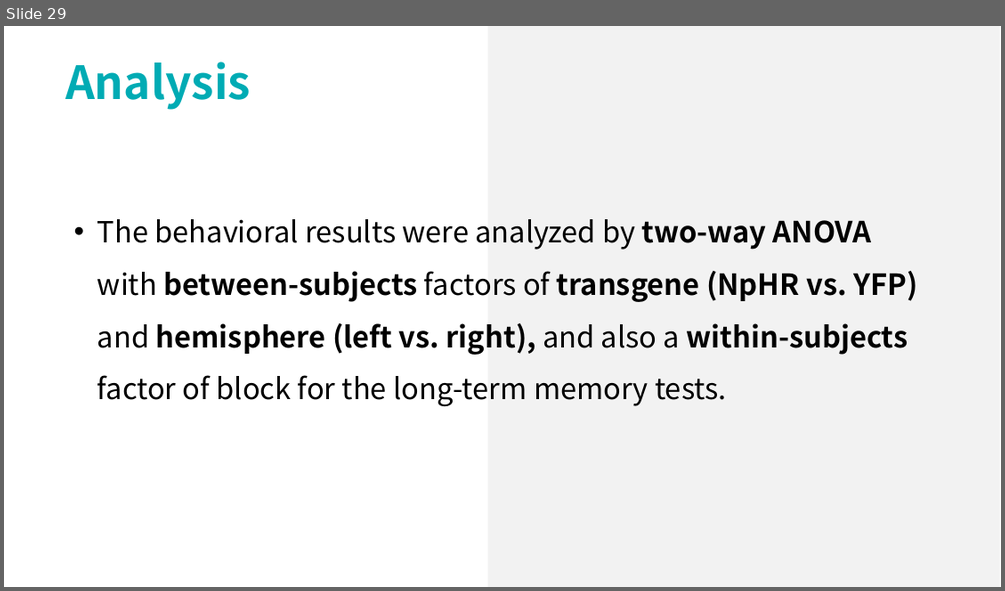
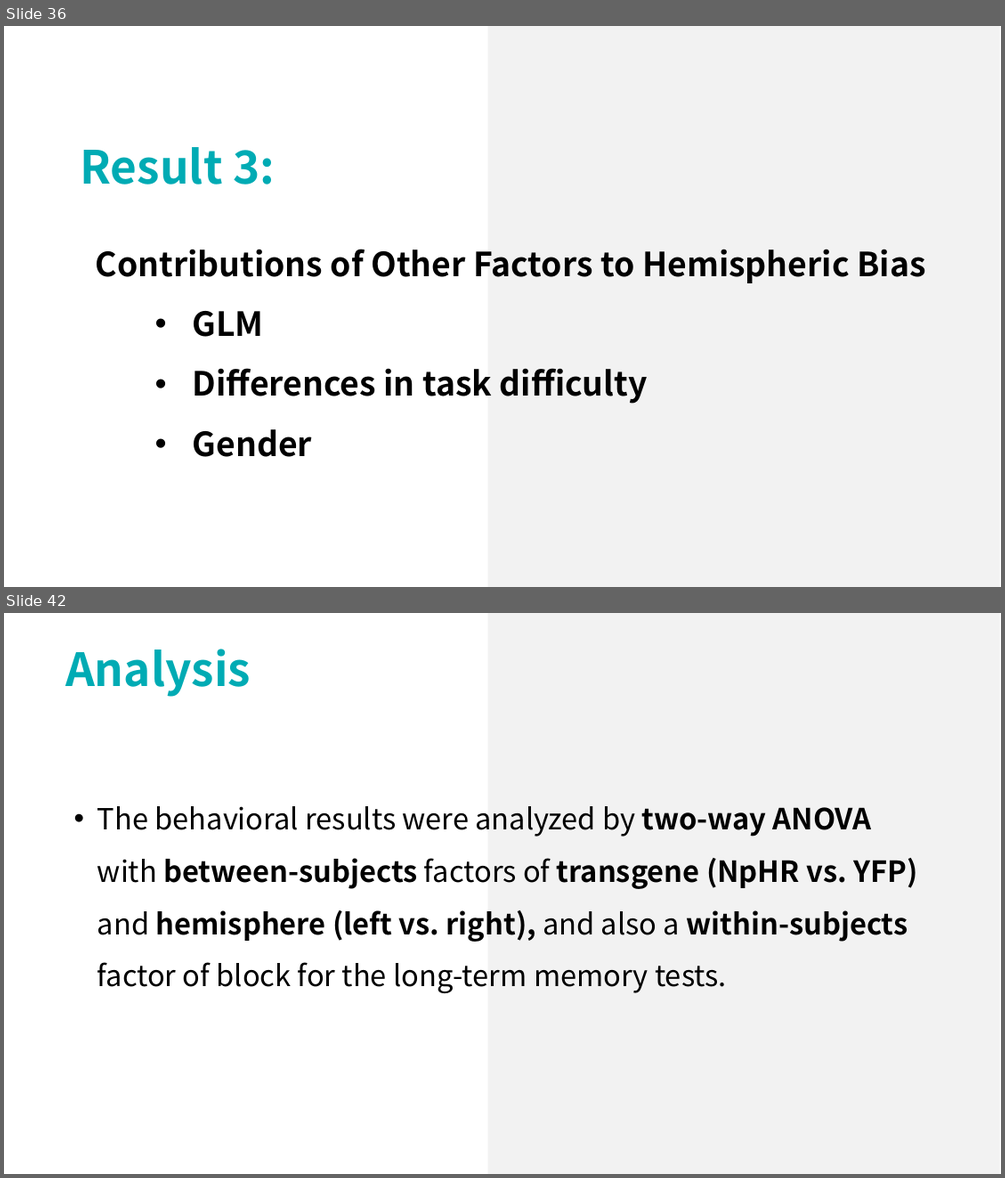
Before and after one commit to lsyoath/sheepy, a slide deck: Event/Lateralization.pptx. Shown one above the other, each under a label of ours: slide 29 before the commit, slides 36 and 42 after it; the slides between them are not shown. The pictures are 1005x591 and 1005x1178 pixels, drawn with LibreOffice and Linux fonts; fonts in the diff are those of the drawing. Boxes give left, top, right and bottom in pixels: in the first picture for what was removed or moved away, otherwise in the second. Text is boxed around its words. In the diff, an @@ line names an element or a change of style, - is before the commit and + after.

```diff
--- a/Event/Lateralization.pptx
+++ b/Event/Lateralization.pptx
@@ slide 36 added at box(4, 26, 1001, 587), background #FFFFFF @@
@@ rectangle added at box(488, 26, 1000, 587), fill #F2F2F2 @@
@@ text added at box(81, 147, 275, 184), 44 pt, text #00ABB4, bold @@
+Result 3:
@@ text added at box(96, 248, 925, 457), 32 pt, text #000000, bold @@
+Contributions of Other Factors to Hemispheric Bias
+    • GLM
+    • Differences in task difficulty
+    • Gender
@@ what was slide 29 is now slide 42 @@
```
Also in this commit, not shown: 1 slide changed, 21 other slides added, 10 slides removed.
